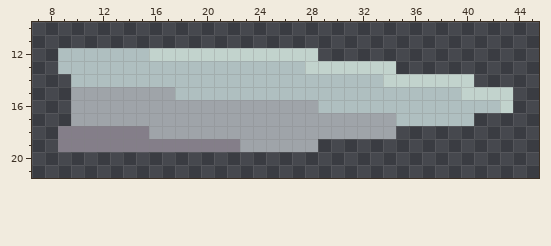
One commit to this pixel-art file: Twisted Petal/Assets/Aseprite/Weapons/WeaponProjectiles/largeBulletRound.ase. Above is the file before it was changed.
48x32 pixels, 1 frame. Shown: x 7..45, y 10..21.
And afterwards:
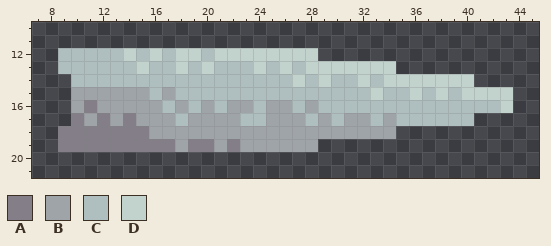
Palette (. is transparent): A #847e89  B #9fa4a9  C #afbfc0  D #c2d3cd
Difference:
y 12: x 14 C -> D; x 17 D -> C; x 20 D -> C
y 13: x 15 C -> D; x 18 C -> D; x 20 C -> D; x 24 C -> D; x 26 C -> D
y 14: x 27 C -> D; x 29 C -> D; x 32 C -> D
y 15: x 16 B -> C; x 33 C -> D; x 36 C -> D; x 38 C -> D
y 16: x 11 B -> A; x 17 B -> C; x 19 B -> C; x 21 B -> C; x 24 B -> C; x 27 B -> C
y 17: x 10 B -> A; x 12 B -> A; x 14 B -> A; x 18 B -> C; x 23..24 BB -> CC; x 28 B -> C; x 30 B -> C; x 33 B -> C
y 19: x 18 A -> B; x 21 A -> B
Changed places in both pictures, as pixel boxes (x1, y1, x2, y2):
changed: (71, 48, 448, 152)
